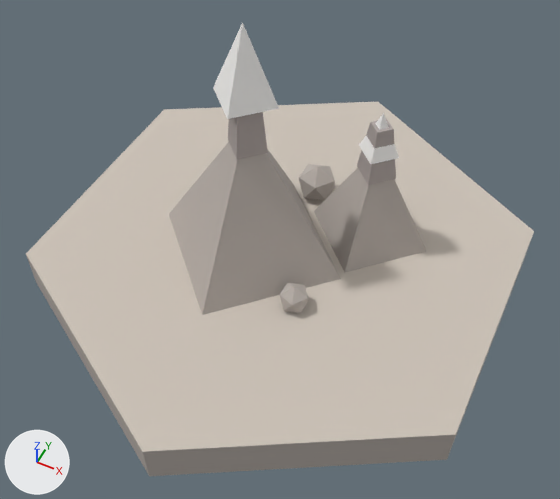
Before and after pictures for a commit that changed the glTF model public/models/hex_mountain.glb.
The view is the same before and after, from a camera (50 mm lens) standing at (0.524, -1.065, 1.403) and looking at (0.051, -0.119, 0.22). Lighting does not change. The marker at lower left points along +X, +Y and +Z. The older version comes first. Where no turn or scale is listed for an object, it has been applied to the vertices. Vertices at exactly the same position are counted once.

Objects in the first picture: 'hex_mountain'.
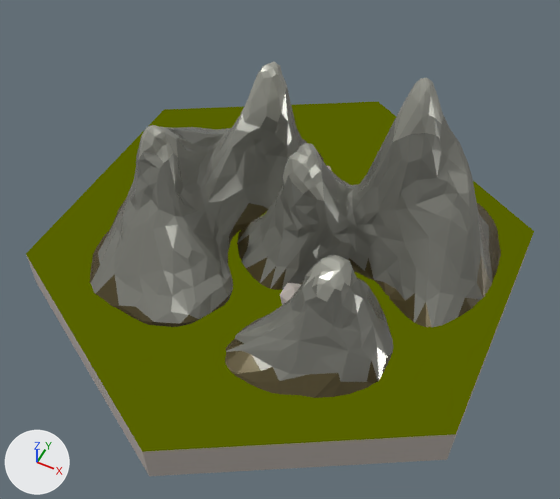
Boxes (x1, y1, x2, y2) around the edits, measured in the pictures (560 x 499 px):
'hex_mountain', recoloured, reshaped (grey to yellow, 18% shorter)
    before: (26, 22, 534, 476)
    after: (26, 102, 534, 476)
'Mountain_Group_1', added
    after: (90, 62, 501, 398)
    faces in mat_stone (grey #878880): (90, 87, 493, 382)
    faces in mat_dirt (brown #574d2f): (90, 151, 501, 398)
    faces in mat_snow (grey #b0b1a6): (138, 62, 443, 302)
part 1 of me_cylinder, deleted
    before: (169, 22, 426, 315)

What changed in the scene script:
```text
Change mat_mtn_ground:
    remove # nodes: BsdfPrincipled, OutputMaterial
    remove # colours: pale yellow #cdc3b8
    nodes: BsdfTransparent, Emission, LightPath, MixShader, OutputMaterial
    colours: dark yellow #576200
Add mat_snow:
    mat_snow = principled_material('Snow')
    mat_snow.base_color = (0.435, 0.439, 0.383)  # grey #b0b1a6
    mat_snow.metallic = 0.4
    mat_snow.roughness = 0.272
Add mat_stone:
    mat_stone = principled_material('Stone')
    mat_stone.base_color = (0.244, 0.246, 0.215)  # grey #878880
    mat_stone.metallic = 0.4
    mat_stone.roughness = 0.272
Add mat_dirt:
    mat_dirt = principled_material('Dirt')
    mat_dirt.base_color = (0.0946, 0.074, 0.0289)  # brown #574d2f
    mat_dirt.metallic = 0.4
    mat_dirt.roughness = 0.272
Change me_cylinder:
    used by ob_hex_mountain; location = (0.0, 0.0, 0.0)
    remove me_cylinder.from_pydata(...)  # 90 vertices, 140 faces; spans x -0.5..0.5, y -0.577..0.577, z 0.0..0.67
    add me_cylinder.from_pydata(...)  # 48 vertices, 80 faces; spans x -0.5..0.5, y -0.577..0.577, z 0.0..0.185
    me_cylinder part 1: 6 loose pieces with 42 vertices, spanning x -0.28..0.3, y -0.26..0.26, z 0.1..0.67, are deleted
    remove me_cylinder.materials.append(mat_mtn_stone)  # grey #ada4a0
    remove me_cylinder.materials.append(mat_mtn_snow)  # white #f8f7f5
Add me_mountain_group_1:
    me_mountain_group_1.from_pydata(...)  # 1101 vertices, 2008 faces; spans x -0.462..0.403, y -0.323..0.401, z -0.015..0.454
    # faces by material slot: [1334, 334, 340]
    me_mountain_group_1.materials.append(mat_stone)  # grey #878880
    me_mountain_group_1.materials.append(mat_snow)  # grey #b0b1a6
    me_mountain_group_1.materials.append(mat_dirt)  # brown #574d2f
Add ob_mountain_group_1:
    ob_mountain_group_1 = bpy.data.objects.new('Mountain_Group_1', me_mountain_group_1)
    ob_mountain_group_1.location = (0.058, -0.049, 0.095)
```
